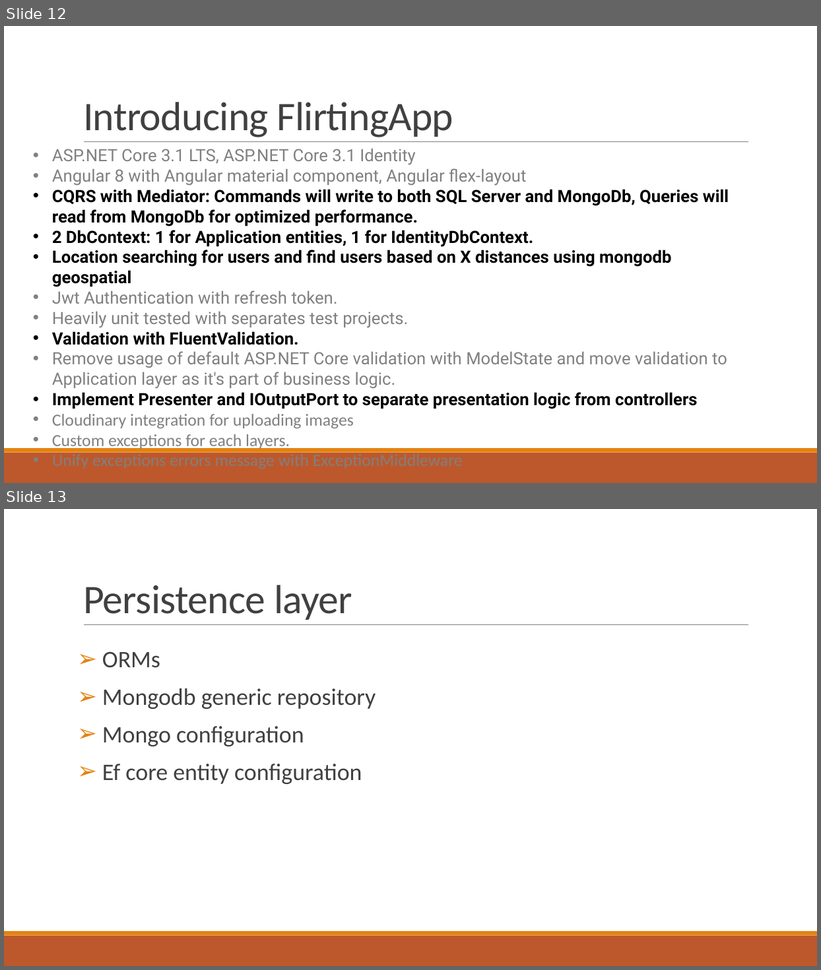
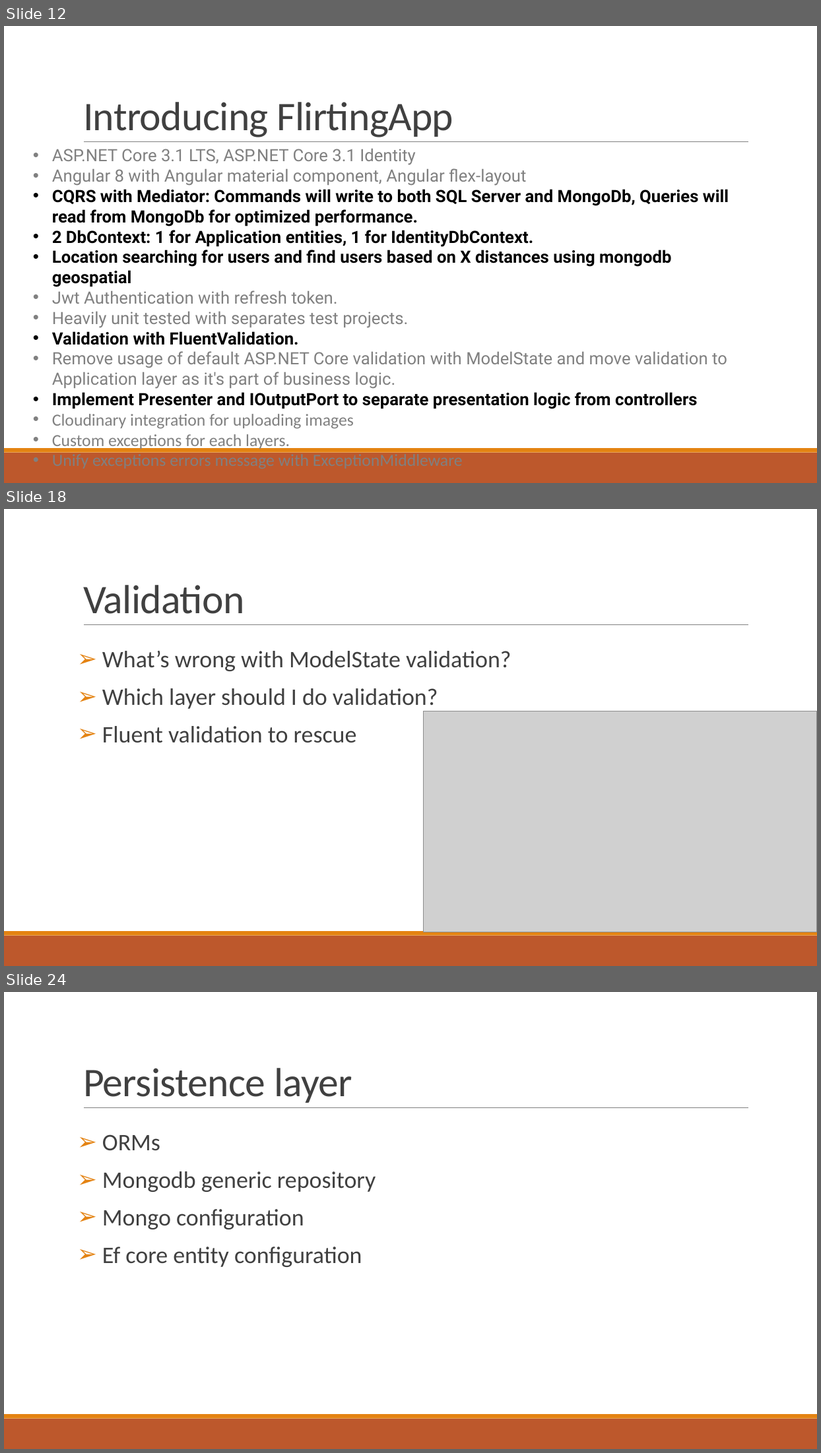
Before and after one commit to nguyentanphu/FlirtingApp, a slide deck: Introduction_to_clean_architecture.pptx. Shown one above the other, each under a label of ours: slides 12 and 13 before the commit, slides 12, 18 and 24 after it; the slides between them are not shown. The pictures are 821x970 and 821x1453 pixels, drawn with LibreOffice and Linux fonts; fonts in the diff are those of the drawing; grey boxes stand for pictures. Boxes give left, top, right and bottom in pixels: in the first picture for what was removed or moved away, otherwise in the second. Text is boxed around its words. In the diff, an @@ line names an element or a change of style, - is before the commit and + after.

```diff
--- a/Introduction_to_clean_architecture.pptx
+++ b/Introduction_to_clean_architecture.pptx
@@ slide 18 added at [4, 509, 817, 966], background #FFFFFF; not listed: 3 template elements that a slide beside it also shows @@
@@ title added at [83, 585, 244, 614], 48 pt, text #404040 @@
+Validation
@@ text added at [102, 651, 511, 743], 28 pt, text #404040 @@
+➢ What’s wrong with ModelState validation?
+➢ Which layer should I do validation?
+➢ Fluent validation to rescue
@@ picture added at [424, 712, 817, 932] @@
@@ what was slide 13 is now slide 24 @@
```
Also in this commit, not shown: 3 slides changed, 10 other slides added, 4 other files.
